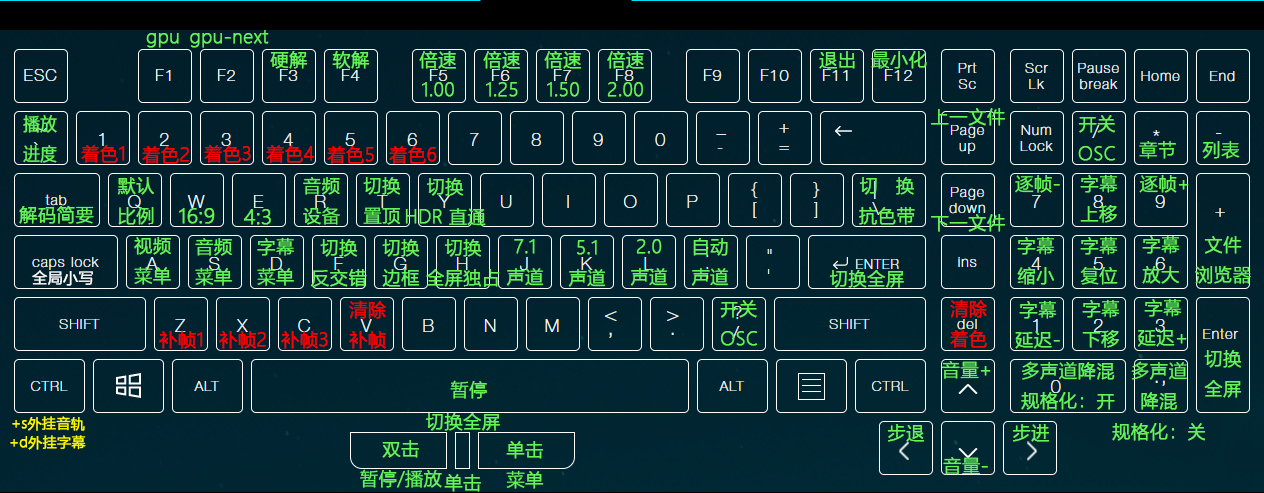
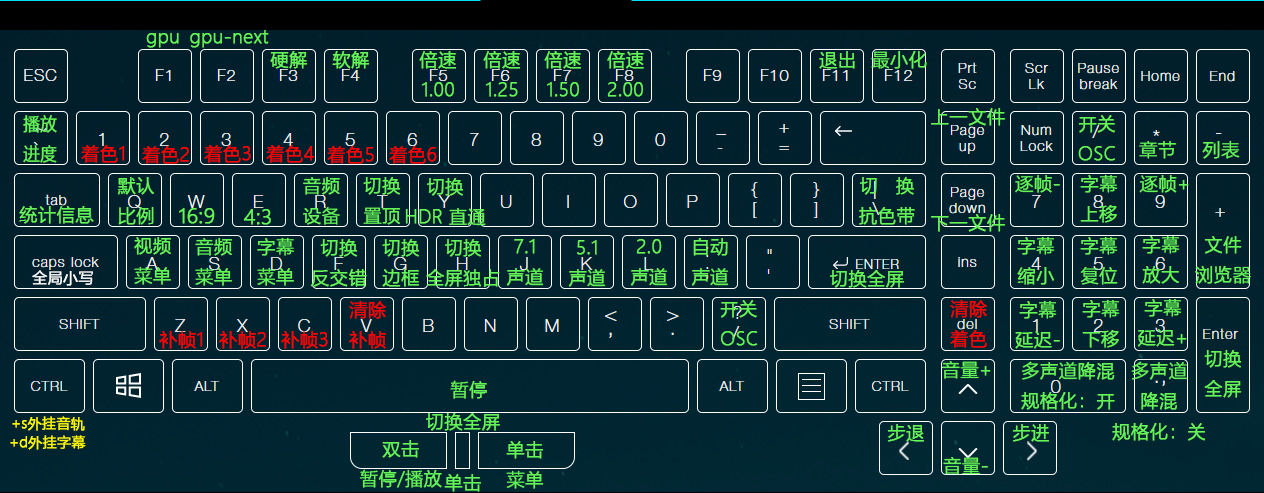
Two versions of the same layered image (w=1264, h=493). Layer-by-layer changes:
renamed "解码简要" to "统计信息", painted on it over 19, 206, 94, 224
